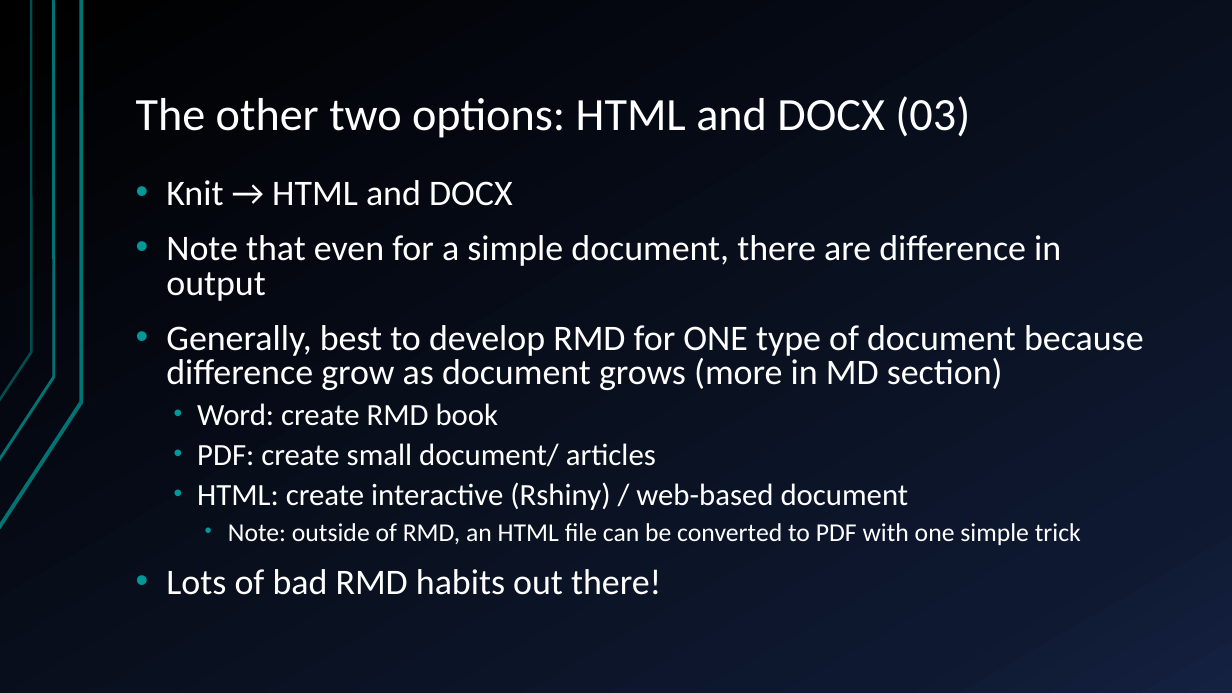
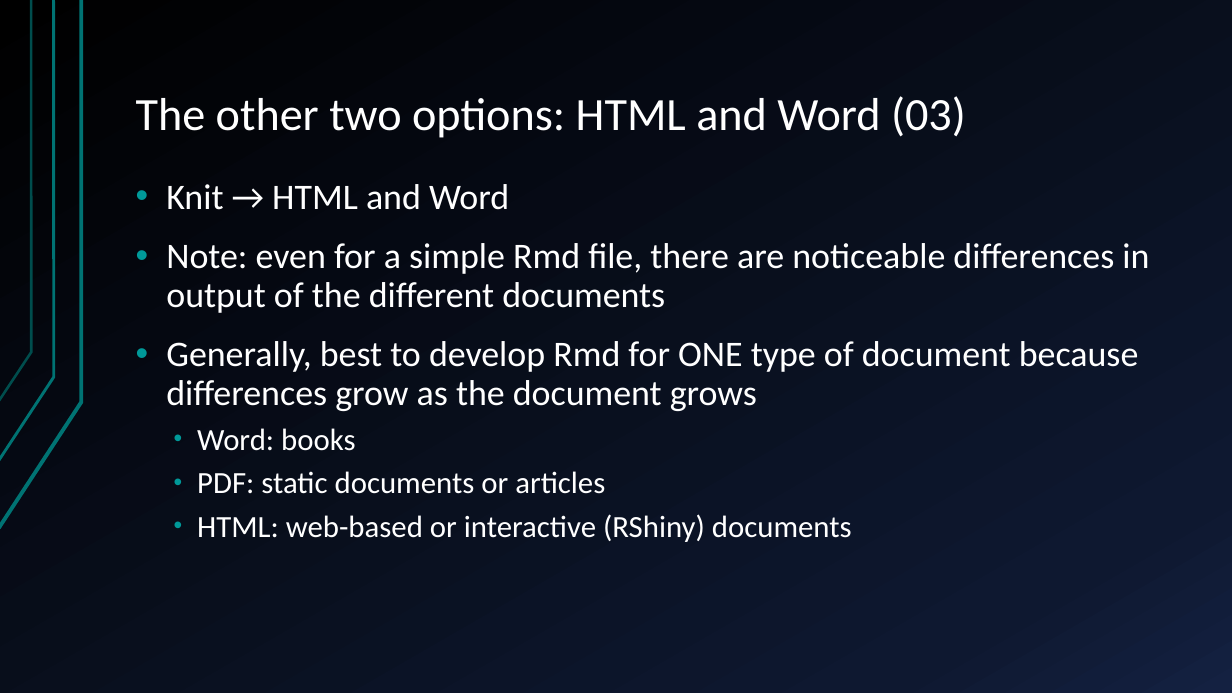
Before and after one commit to QFCatMSU/RMarkdown-Workshop-Material, a slide deck: slide 9 of docs/RMD-Presentation.pptx (slide 8 before the commit). Drawn at 1232x693 pixels with LibreOffice and Linux fonts; fonts in the diff are those of the drawing. Boxes give left, top, right and bottom in pixels: in the first picture for what was removed or moved away, otherwise in the second. Text is boxed around its words. In the diff, an @@ line names an element or a change of style, - is before the commit and + after.

Commit message:
Cleaned up documents -- minor changes to Rmd files

```diff
--- a/docs/RMD-Presentation.pptx
+++ b/docs/RMD-Presentation.pptx
@@ title at box(136, 96, 966, 138): text changed @@
-The other two options: HTML and DOCX (03)
+The other two options: HTML and Word (03)
@@ text at box(166, 184, 1149, 542): text changed @@
-• Knit → HTML and DOCX
-• Note that even for a simple document, there are difference in output
-• Generally, best to develop RMD for ONE type of document because difference grow as document grows (more in MD section)
-  • Word: create RMD book
-  • PDF: create small document/ articles
-  • HTML: create interactive (Rshiny) / web-based document
-    • Note: outside of RMD, an HTML file can be converted to PDF with one simple trick
-• Lots of bad RMD habits out there!
+• Knit → HTML and Word
+• Note: even for a simple Rmd file, there are noticeable differences in output of the different documents
+• Generally, best to develop Rmd for ONE type of document because differences grow as the document grows
+  • Word: books
+  • PDF: static documents or articles
+  • HTML: web-based or interactive (RShiny) documents
```
Also in this commit, not shown: 15 other slides changed, 1 slide added, 6 other files.
